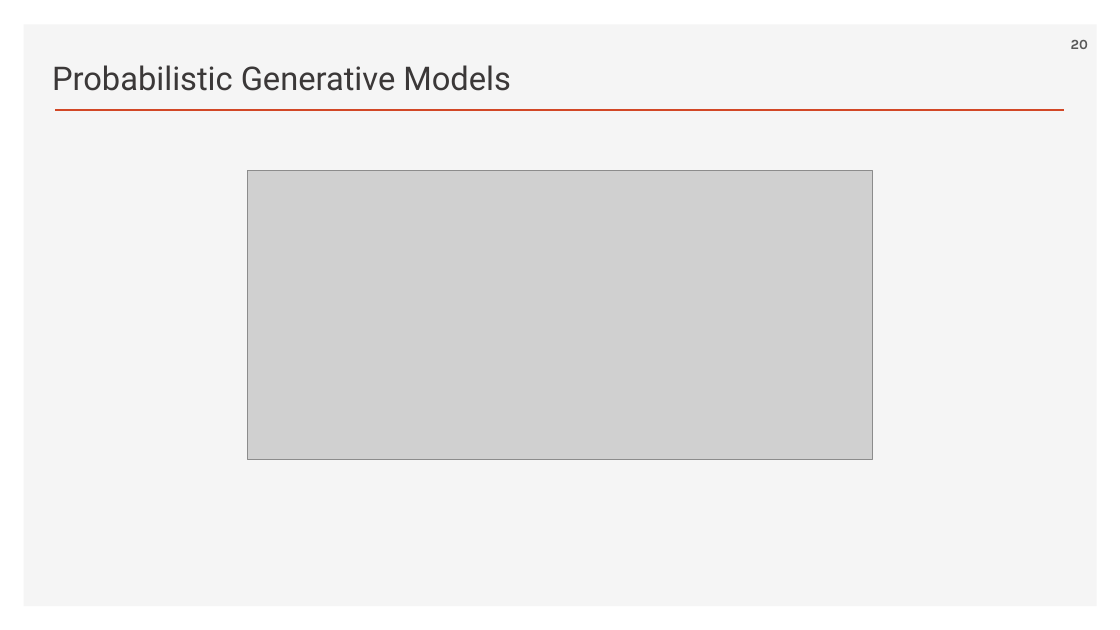
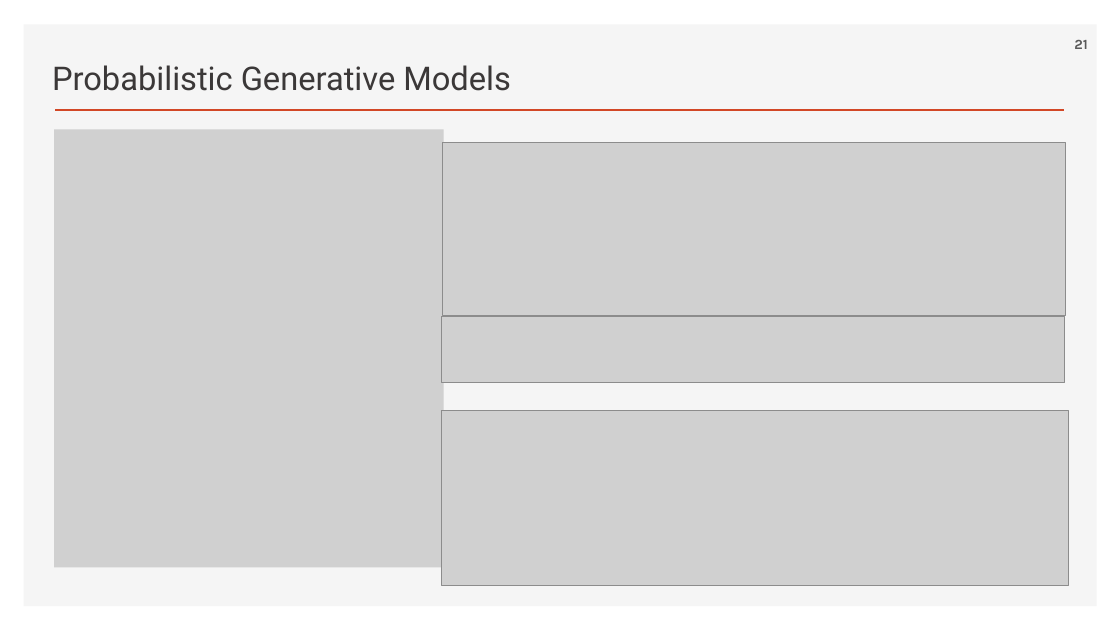
Before and after one commit to ancestor9/2026_Fall_Generative-Deep-Learning, a slide deck: slide 21 of Chapter 01 Generative Deep Learning.pptx (slide 20 before the commit). Drawn at 1120x630 pixels with LibreOffice and Linux fonts; fonts in the diff are those of the drawing; grey boxes stand for pictures; background and template pictures are left out. Boxes give left, top, right and bottom in pixels: in the first picture for what was removed or moved away, otherwise in the second. Text is boxed around its words. In the diff, an @@ line names an element or a change of style, - is before the commit and + after.

```diff
--- a/Chapter 01 Generative Deep Learning.pptx
+++ b/Chapter 01 Generative Deep Learning.pptx
@@ page number at box(1074, 40, 1087, 49): text changed @@
-20
+21
@@ picture added at box(55, 129, 444, 567) @@
@@ picture added at box(442, 143, 1066, 316) @@
@@ picture removed at box(248, 171, 872, 459) @@
@@ picture added at box(442, 316, 1065, 382) @@
@@ picture added at box(442, 411, 1069, 586) @@
```
Also in this commit, not shown: 6 other slides changed, 6 slides added, 4 slides removed.
